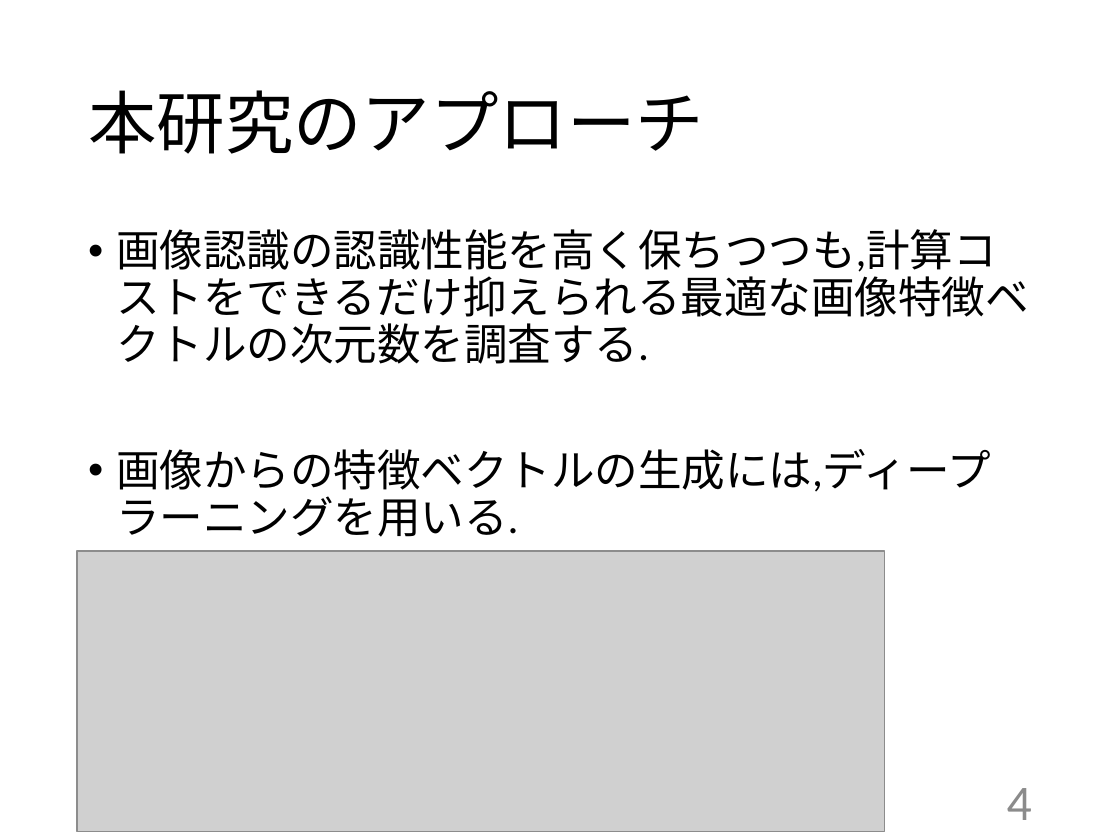
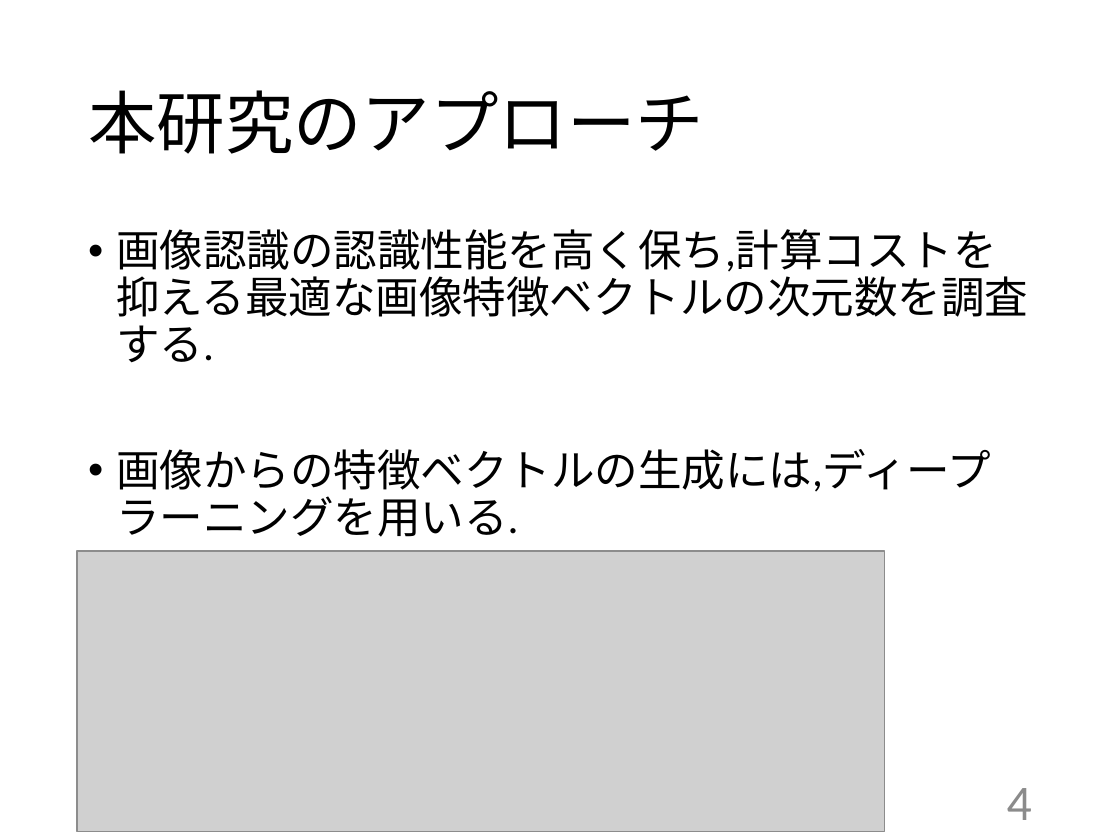
Before and after one commit to kait-takanolab/1821005-yoshioka-thesis, a slide deck: slide 4 of 1821005_中間発表.pptx. Drawn at 1120x840 pixels with LibreOffice and Linux fonts; fonts in the diff are those of the drawing; grey boxes stand for pictures. Boxes give left, top, right and bottom in pixels: in the first picture for what was removed or moved away, otherwise in the second. Text is boxed around its words. In the diff, an @@ line names an element or a change of style, - is before the commit and + after.

```diff
--- a/1821005_中間発表.pptx
+++ b/1821005_中間発表.pptx
@@ text at (x1=116, y1=229, x2=1028, y2=363): text changed @@
-• 画像認識の認識性能を高く保ちつつも,計算コストをできるだけ抑えられる最適な画像特徴ベクトルの次元数を調査する.
+• 画像認識の認識性能を高く保ち,計算コストを抑える最適な画像特徴ベクトルの次元数を調査する.
```
Also in this commit, not shown: 2 other slides changed.
